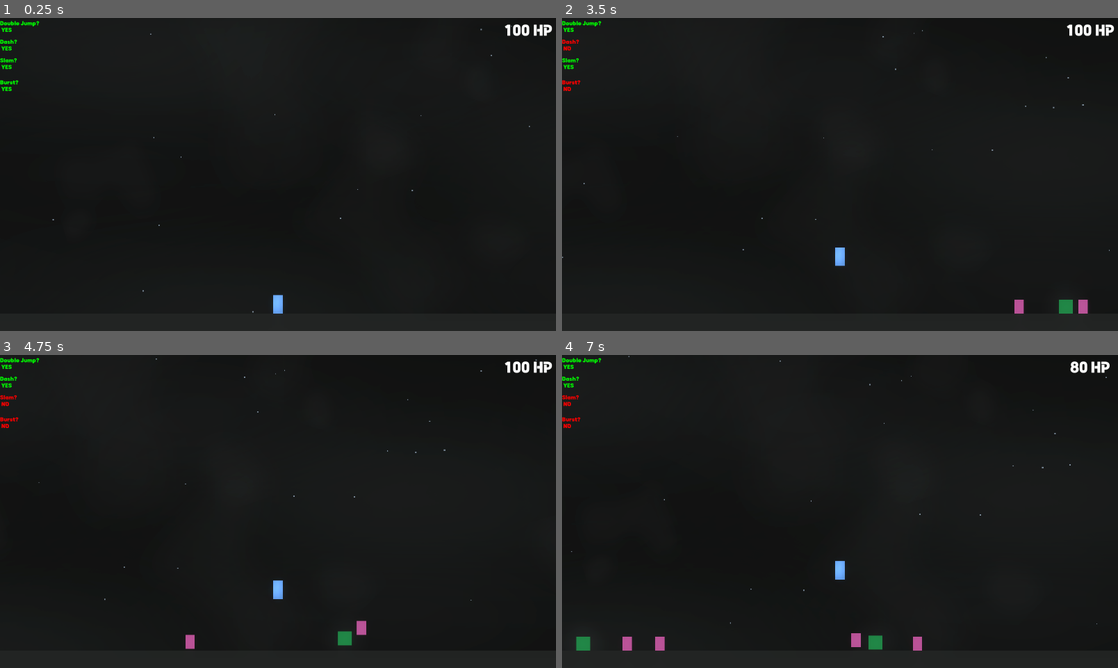
Above: before the commit, frames 1-4 (two rows, left to right).
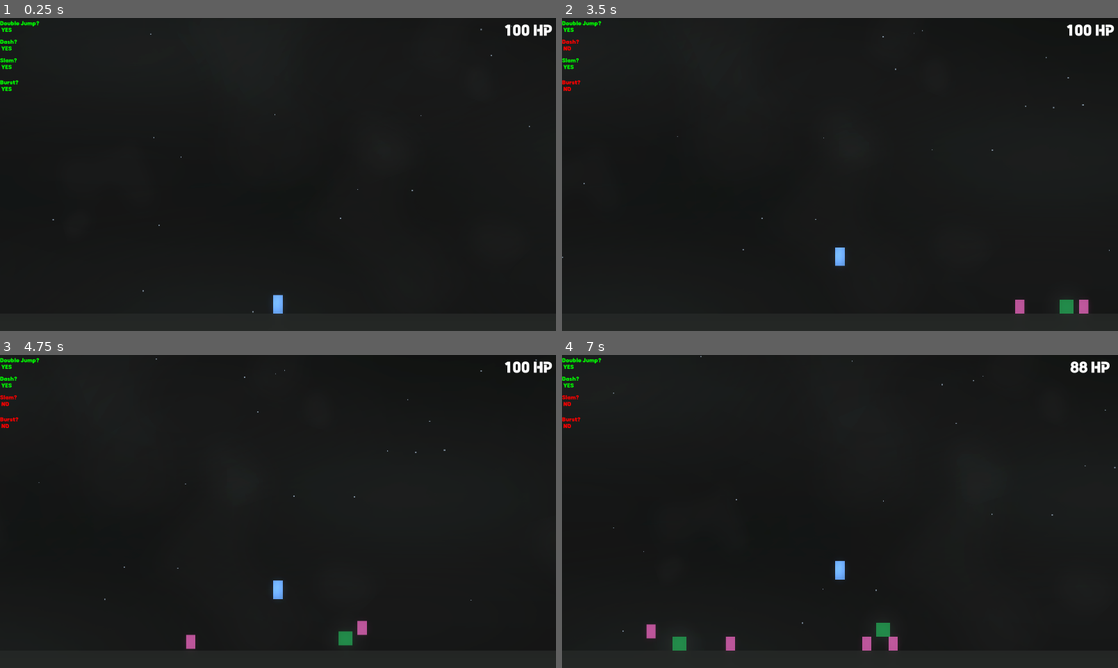
Above: after the commit, the same moments.

Repository: HeroHunterIguess/untitled-wip-game
Game: Godot game, scene res://scenes/worlds/main_world.tscn
Two runs of this game, one before a commit and one after it. Both use one fixed random seed, a clock stepped at 60 frames per second and the inputs below. The engine's default icon, where the game draws it, is replaced by a stand-in: a white triangle on a blue panel in a dark square.
Inputs (mouse positions are in pixels of both pictures, inside the frame that each line leads up to):
- Up to frame 1 (0.25 s): no input
- Up to frame 2 (3.5 s): tap Enter at 0.5, 2.75 s; move the mouse to (962, 158) at 0.52 s; hold D (right) 0.53-2.03 s; tap Q (burst) at 0.6, 1.55, 2.1, 3.05 s; tap Space (double jump) at 0.77, 1.52, 2, 3.02 s; move the mouse to (728, 190) at 1.27 s; tap E (air_freeze) at 1.35 s; move the mouse to (895, 105) at 2.02 s; hold A (left) 2.03-2.78 s; move the mouse to (812, 237) at 2.77 s; hold D (right) from 2.78 s (still down); tap Shift (dash) at 2.85 s
- Up to frame 3 (4.75 s): move the mouse to (444, 558) at 3.52 s; right-click (444, 558) at 3.6 s; tap Space (double jump) at 3.77, 4.52 s; tap Q (burst) at 3.8, 4.55 s; move the mouse to (111, 464) at 4.27 s; release D (right) at 4.28 s; hold A (left) from 4.28 s (still down); tap F (ground_slam) at 4.35 s
- Up to frame 4 (7 s): move the mouse to (867, 511) at 5.02 s; release A (left) at 5.03 s; hold D (right) 5.03-5.78 s; click (867, 511) at 5.1 s; tap Q (burst) at 5.3, 5.85, 6.8 s; move the mouse to (756, 433) at 5.77 s; hold A (left) from 5.78 s (still down); tap Space (double jump) at 6.02, 6.77 s; move the mouse to (962, 495) at 6.52 s; tap E (air_freeze) at 6.6 s

The runs differ from the first frame. In frame 2, less than 0.1% of the frame differs, in the area x 81-95%, y 90-95%; in frame 3, less than 0.1%; in frame 4, 1.1%, in the area x 1-100%, y 0-95%.

Commit message:
general improvements

Diff:
--- a/scenes/worlds/main_world.tscn
+++ b/scenes/worlds/main_world.tscn
@@ -13,7 +13,7 @@
 ambient_light_energy = 1.36
 glow_enabled = true
 glow_intensity = 1.07
-glow_bloom = 0.13
+glow_bloom = 0.2
 volumetric_fog_enabled = true
 volumetric_fog_density = 0.4355
 volumetric_fog_emission_energy = 24.77
--- a/scripts/game/burst_enemy.gd
+++ b/scripts/game/burst_enemy.gd
@@ -60,6 +60,5 @@
 
 		var burst = burst_preload.instantiate()
 
-		call_deferred("add_child", burst)
-
+		add_child(burst)
 		burst.global_position = self.global_position
--- a/scripts/game/game_control.gd
+++ b/scripts/game/game_control.gd
@@ -19,26 +19,17 @@
 	if left_location <= 0:
 		var location = right_location + offset
 
-		print("left<0: spawning on right+offset")
-		print("location: " + str(location))
-
-		offset += 1
+		offset += 2
 		object.global_position.x = location
 	elif right_location >= 5000:
 		var location = left_location - offset
 
-		print("right>5000: spawning on left-offset")
-		print("location: " + str(location))
-
-		offset += 1
+		offset += 2
 		object.global_position.x = location
 	else:
 		var location = right_location + offset
 
-		print("neither true: spawning on right+offset")
-		print("location: " + str(location))
-
-		offset += 1
+		offset += 2
 		object.global_position.x = location
 
 	if offset >= 100:
--- a/scripts/objects/health_pickup.gd
+++ b/scripts/objects/health_pickup.gd
@@ -1,6 +1,6 @@
 extends Area2D
 
-const HEALING = 7
+const HEALING = 5
 
 func _on_area_entered(area: Area2D) -> void:
 	if area.is_in_group("player"):
@@ -9,9 +9,10 @@
 
 		queue_free()
 
+
 # bob up and down over time
 var amplitude = 0.175
-var frequency = 4.4
+var frequency = 4.5
 var time = 0.0
 
 func _process(delta):
